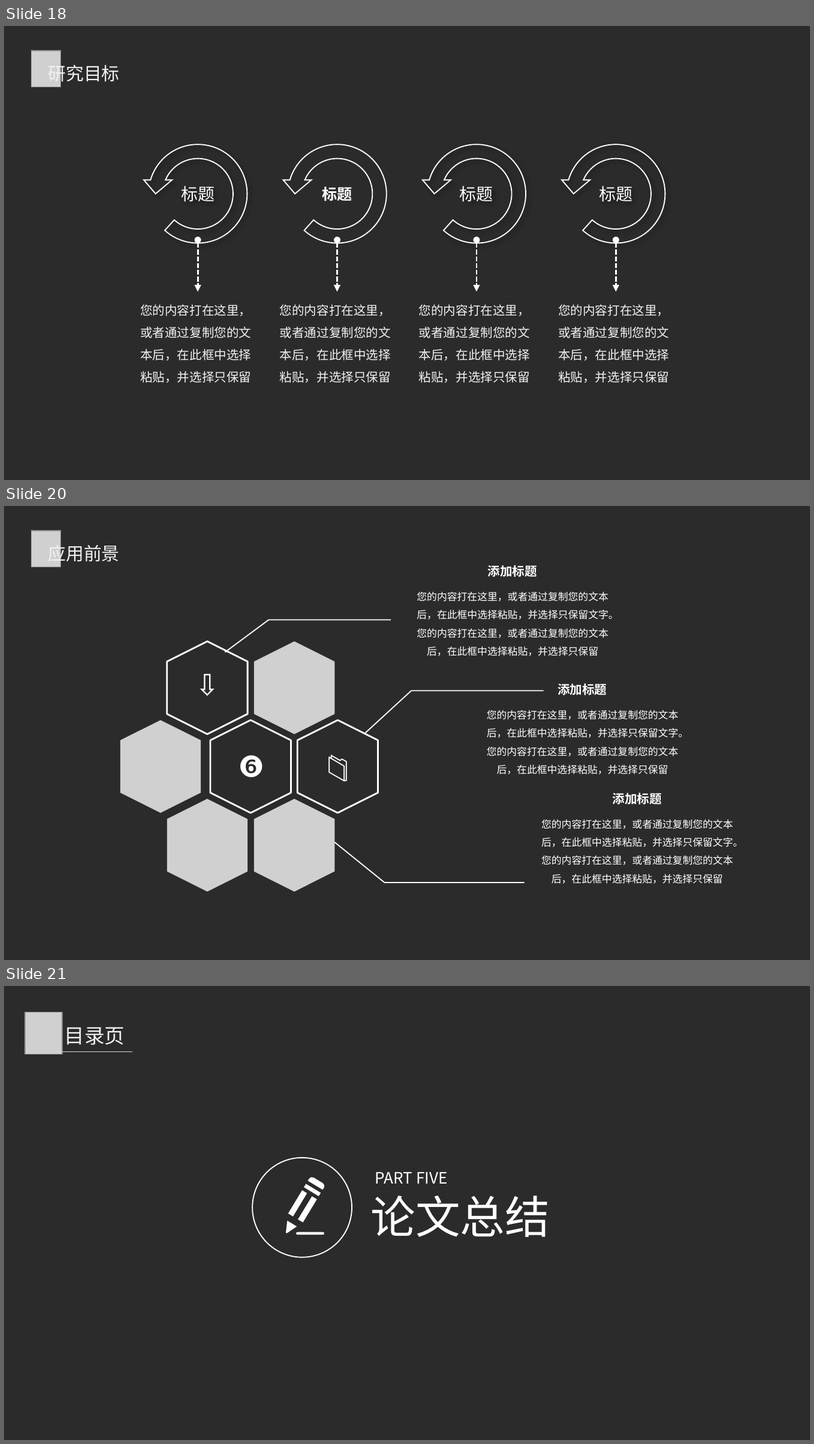
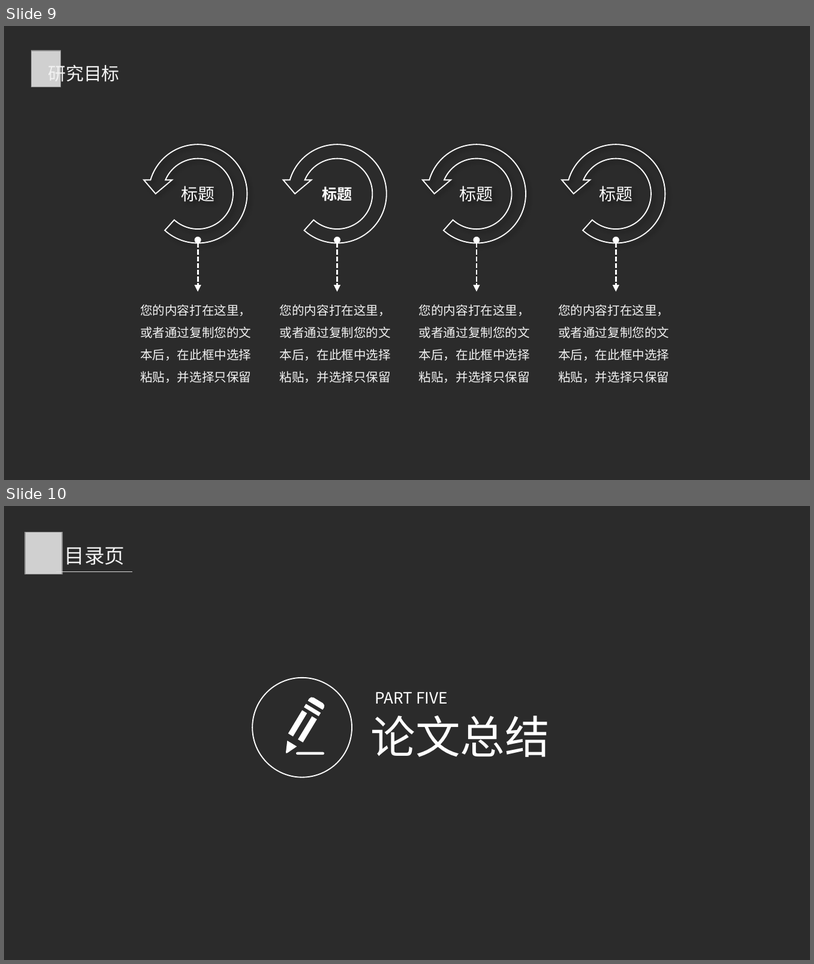
Before and after one commit to windright/ml_refer, a slide deck: 202001/年终总结.pptx. Shown one above the other, each under a label of ours: slides 18, 20 and 21 before the commit, slides 9 and 10 after it; the slides between them are not shown. The pictures are 814x1444 and 814x964 pixels, drawn with LibreOffice and Linux fonts; fonts in the diff are those of the drawing; grey boxes stand for pictures; background and template pictures are left out; a plain dark background stands for a picture behind light text. Boxes give left, top, right and bottom in pixels: in the first picture for what was removed or moved away, otherwise in the second. Text is boxed around its words. In the diff, an @@ line names an element or a change of style, - is before the commit and + after.

```diff
--- a/202001/年终总结.pptx
+++ b/202001/年终总结.pptx
@@ slide 20 removed at box(4, 506, 810, 960), background picture (left out) @@
@@ picture removed at box(32, 530, 60, 567) @@
@@ text removed at box(48, 541, 120, 564) @@
-应用前景
@@ text removed at box(488, 565, 537, 577) @@
-添加标题
@@ text removed at box(417, 592, 618, 656) @@
-您的内容打在这里，或者通过复制您的文本后，在此框中选择粘贴，并选择只保留文字。您的内容打在这里，或者通过复制您的文本后，在此框中选择粘贴，并选择只保留
@@ freeform shape removed at box(225, 620, 391, 652) @@
@@ freeform shape removed at box(167, 642, 248, 734) @@
@@ picture removed at box(254, 642, 335, 734) @@
@@ text removed at box(182, 663, 234, 706) @@
-⇩
@@ text removed at box(558, 683, 607, 695) @@
-添加标题
@@ freeform shape removed at box(365, 691, 544, 734) @@
@@ picture removed at box(120, 720, 201, 813) @@
@@ freeform shape removed at box(210, 720, 291, 813) @@
@@ freeform shape removed at box(297, 720, 378, 813) @@
@@ text removed at box(487, 710, 689, 774) @@
-您的内容打在这里，或者通过复制您的文本后，在此框中选择粘贴，并选择只保留文字。您的内容打在这里，或者通过复制您的文本后，在此框中选择粘贴，并选择只保留
@@ text removed at box(239, 755, 264, 777) @@
-❻
@@ text removed at box(311, 743, 363, 787) @@
-📁
@@ text removed at box(612, 792, 662, 804) @@
-添加标题
@@ picture removed at box(167, 799, 248, 891) @@
@@ picture removed at box(254, 799, 335, 891) @@
@@ text removed at box(542, 819, 743, 883) @@
-您的内容打在这里，或者通过复制您的文本后，在此框中选择粘贴，并选择只保留文字。您的内容打在这里，或者通过复制您的文本后，在此框中选择粘贴，并选择只保留
@@ freeform shape removed at box(335, 842, 524, 883) @@
@@ what was slide 18 is now slide 9 @@
@@ what was slide 21 is now slide 10 @@
```
Also in this commit, not shown: 13 other slides removed.
